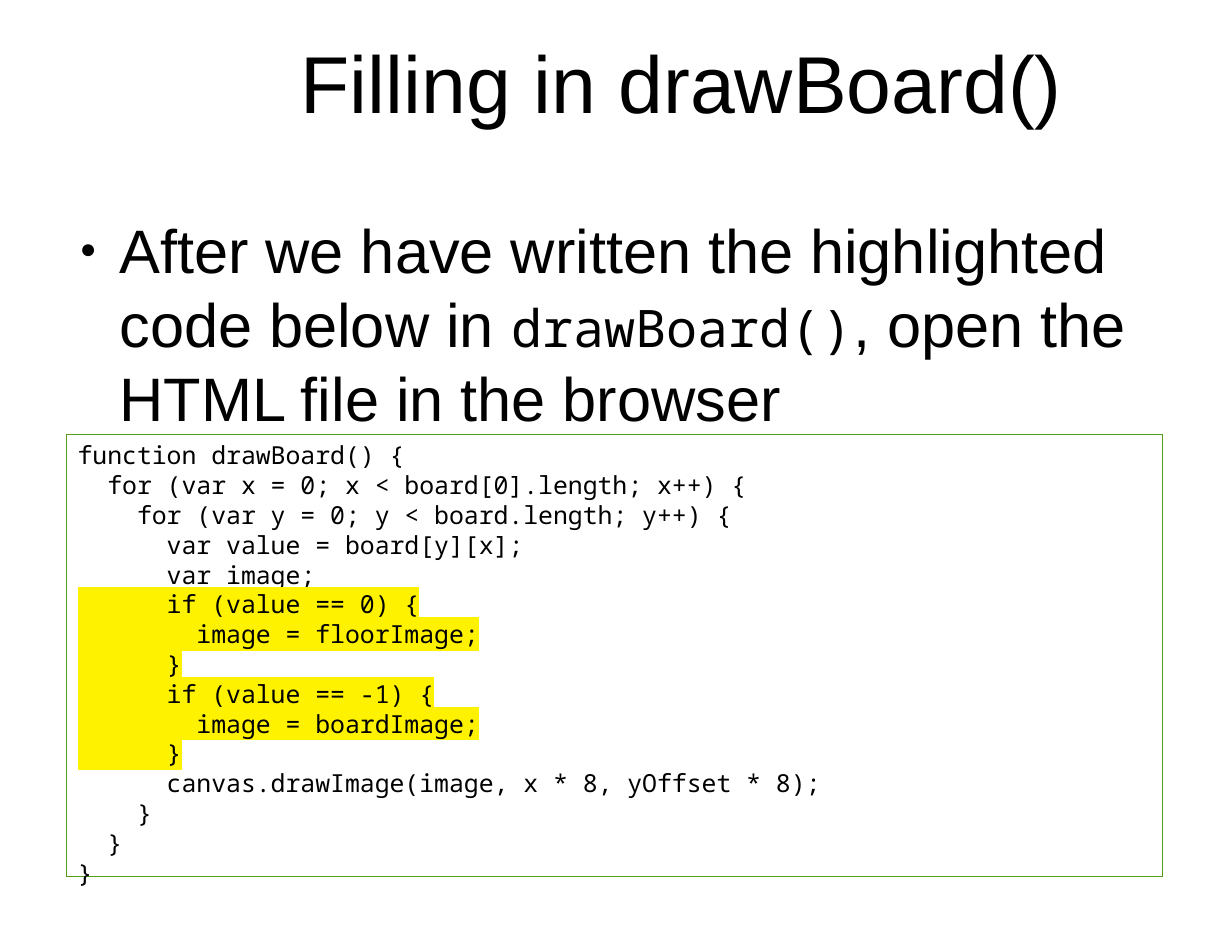
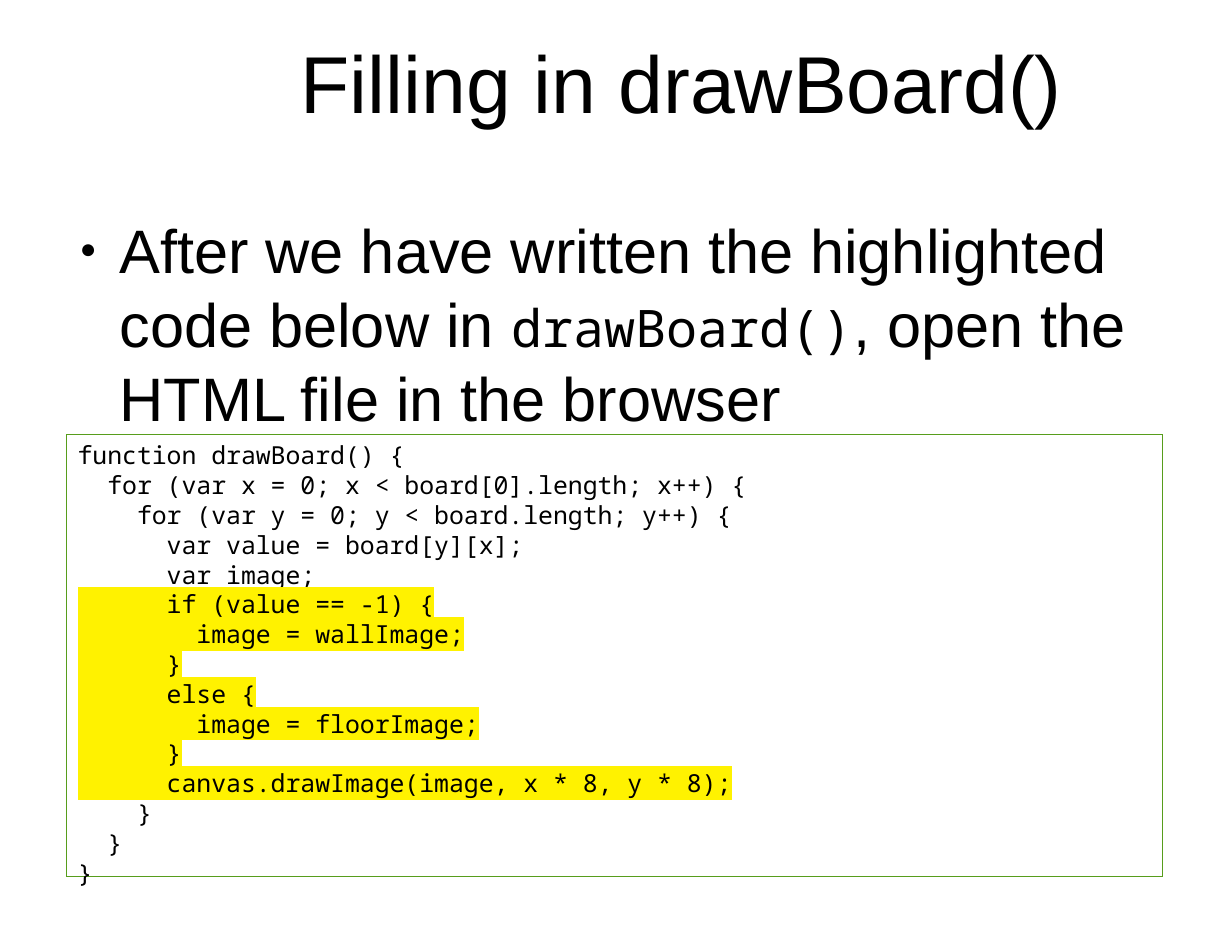
Before and after one commit to originalgrego/Slithers, a slide deck: slide 11 of Slithers - Explorathon 2018.odp (slide 10 before the commit). Drawn at 1232x925 pixels with LibreOffice and Linux fonts; fonts in the diff are those of the drawing; background and template pictures are left out. Boxes give left, top, right and bottom in pixels: in the first picture for what was removed or moved away, otherwise in the second. Text is boxed around its words. In the diff, an @@ line names an element or a change of style, - is before the commit and + after.

Commit message:
Updating presentation images with new code changes, adding more explanatory slides to helper functions, adding in slides about rotation, and adding more presentation images for all the new slides

```diff
--- a/Slithers - Explorathon 2018.odp
+++ b/Slithers - Explorathon 2018.odp
@@ text in rectangle at bbox=[167, 594, 464, 704]: text changed @@
-if (value == 0) {
+if (value == -1) {
+image = wallImage;
+}
+else {
@@ text in rectangle at bbox=[167, 773, 732, 798]: text changed @@
-if (value == -1) {
-image = boardImage;
-}
-canvas.drawImage(image, x * 8, yOffset * 8);
+canvas.drawImage(image, x * 8, y * 8);
```
Also in this commit, not shown: 11 other slides changed, 7 slides added, 1 slide removed, 6 other files.
